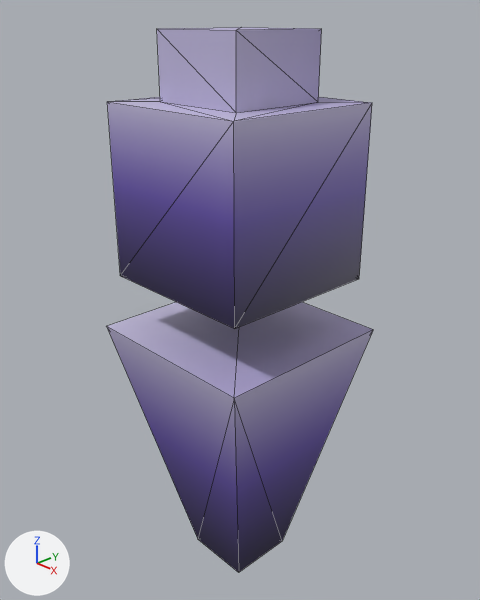
What one commit did to the Blender file assets/sources/entity/blend/judge_eagle.blend.
Both versions are drawn from a 50 mm camera at (1.033, -0.969, 1.332) aimed at (-0.018, 0.02, 0.718). Lighting does not change. The marker at lower left points along +X, +Y and +Z. Mesh edges are drawn as thin lines.

Objects in the first picture: 'Agent'.
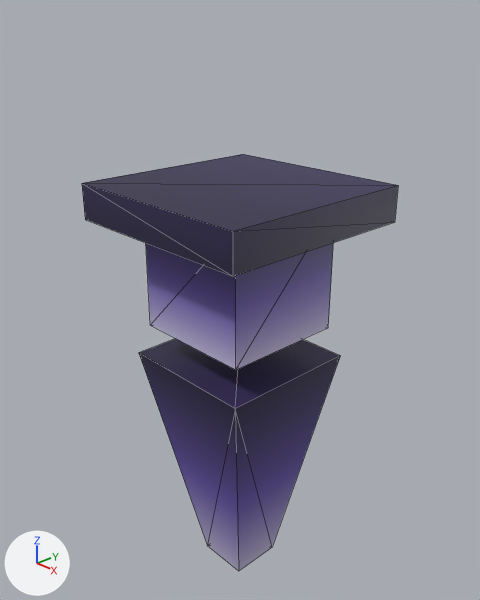
Boxes (x1, y1, x2, y2) around the edits, measured in the pictures (480 x 600 px; the box of a moved part takes in the faces that stretch with it):
'Agent', surface changed, reshaped (19% wider, 24% shorter): before (107, 27, 373, 573); after (82, 154, 398, 571)
part 1 of me_cube, moved or reshaped: before (107, 302, 373, 573); after (139, 339, 340, 571)
part 2 of me_cube, added (blue): after (82, 154, 398, 276)
part 3 of me_cube, cut back: before (107, 27, 372, 329); after (146, 243, 333, 370)

The change, as a list of edits to the scene's bpy script:
```text
Add img_agent_eagle_png_002:
    img_agent_eagle_png_002 = load_image('agent_eagle.png.002', '../../../textures/entity/agent_eagle.png', 256, 256, 'sRGB')
Change mat_material:
    mat_material.texture: img_judge_eagle_png_001 -> img_agent_eagle_png_002
Change me_cube:
    used by ob_agent; location = (0.0, 0.0, 0.0)
    remove me_cube.from_pydata(...)  # 24 vertices, 40 faces; spans x -0.221..0.223, y -0.222..0.221, z 0.023..1.31
    add me_cube.from_pydata(...)  # 25 vertices, 36 faces; spans x -0.241..0.241, y -0.241..0.241, z 0.0..1.0
    me_cube part 1: the loose piece of 8 vertices spanning x -0.221..0.223, y -0.222..0.221, z 0.023..0.659 is scaled about its middle by (0.769, 0.769, 0.927), then moved by (0.0, 0.0, -0.047)
    me_cube part 2: a new loose piece, a box spanning x -0.241..0.241, y -0.241..0.241, z 0.918..1.0, in mat_material (picture img_agent_eagle_png_002)
    me_cube part 3
    16 vertices are removed from x -0.191..0.193, y -0.193..0.192, z 0.786..1.31
    28 faces are deleted
    9 vertices are added at x -0.147..0.148, y -0.148..0.148, z 0.662..0.963
    12 new faces join them
```
